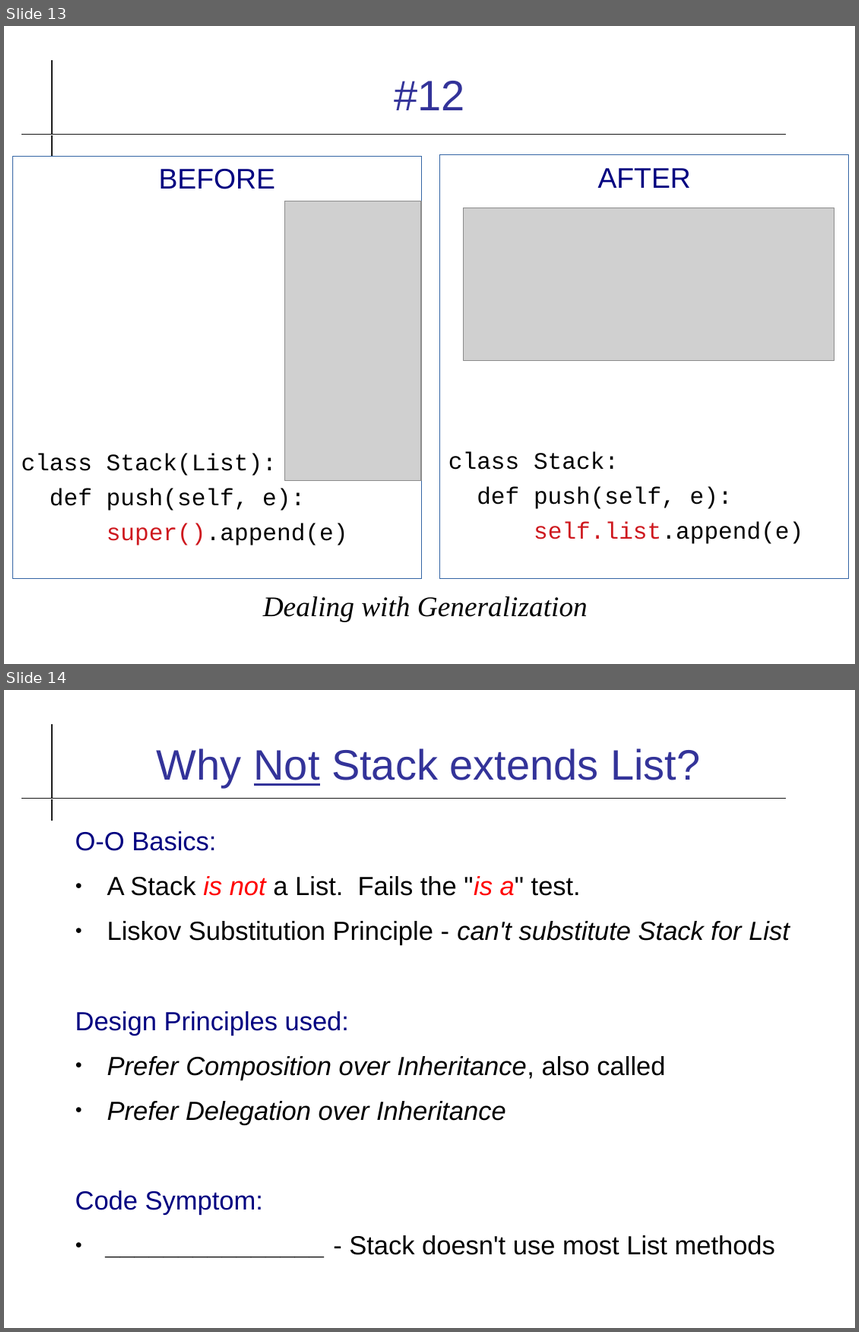
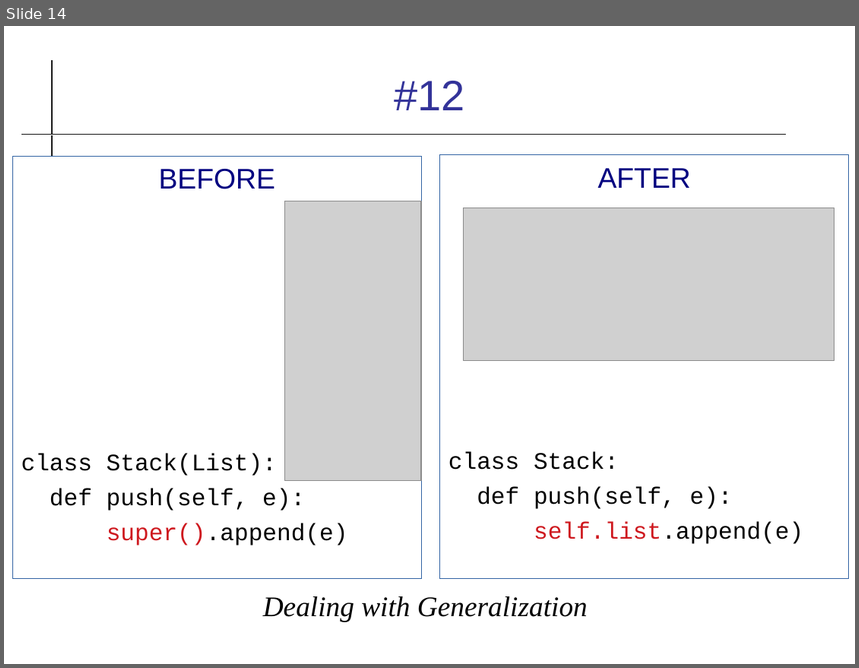
Before and after one commit to cpske/ISP, a slide deck: refactoring/Refactoring-Review.odp. Shown one above the other, each under a label of ours: slides 13 and 14 before the commit, slide 14 after it. The pictures are 859x1332 and 859x668 pixels, drawn with LibreOffice and Linux fonts; fonts in the diff are those of the drawing; grey boxes stand for pictures. Boxes give left, top, right and bottom in pixels: in the first picture for what was removed or moved away, otherwise in the second. Text is boxed around its words. In the diff, an @@ line names an element or a change of style, - is before the commit and + after.

```diff
--- a/refactoring/Refactoring-Review.odp
+++ b/refactoring/Refactoring-Review.odp
@@ slide 14 removed at (4,690,855,1328), background #FFFFFF; not listed: 2 template elements that a slide beside it also shows @@
@@ title removed at (157,749,700,787) @@
-Why Not Stack extends List?
@@ text removed at (75,831,790,1255) @@
-O-O Basics:
-● A Stack is not a List. Fails the "is a" test.
-● Liskov Substitution Principle - can't substitute Stack for List
-Design Principles used:
-● Prefer Composition over Inheritance, also called
-● Prefer Delegation over Inheritance
-Code Symptom:
-● _______________ - Stack doesn't use most List methods
@@ what was slide 13 is now slide 14 @@
```
Also in this commit, not shown: 10 slides changed, 3 slides added, 2 other slides removed, 9 other files.
